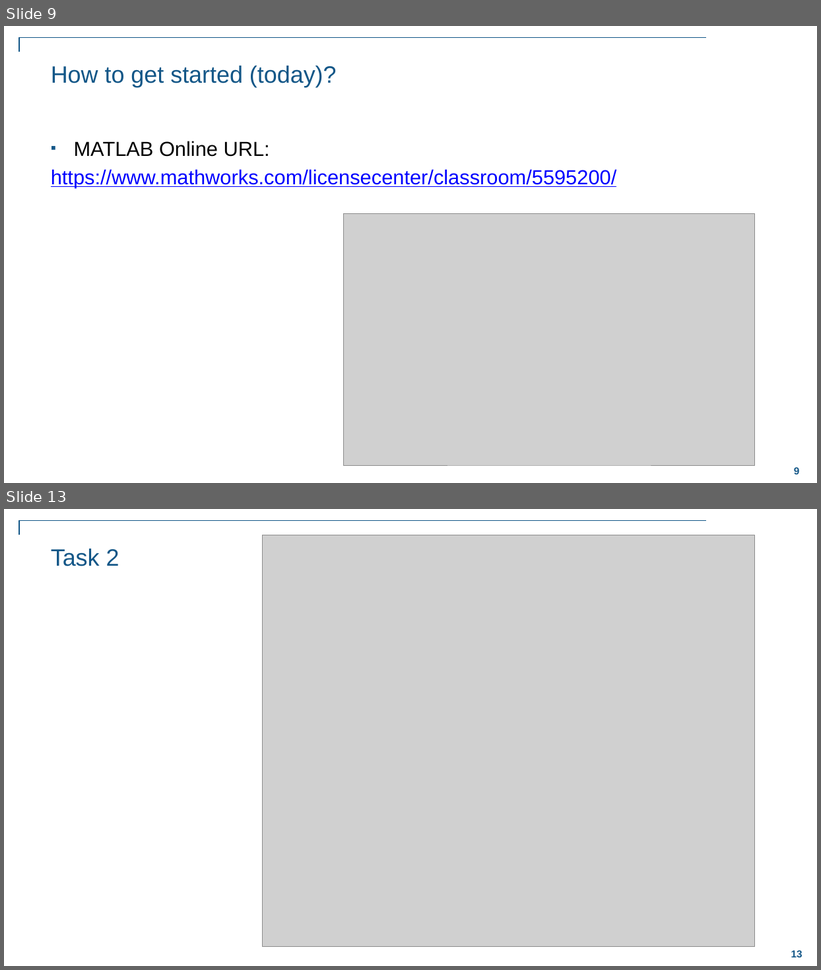
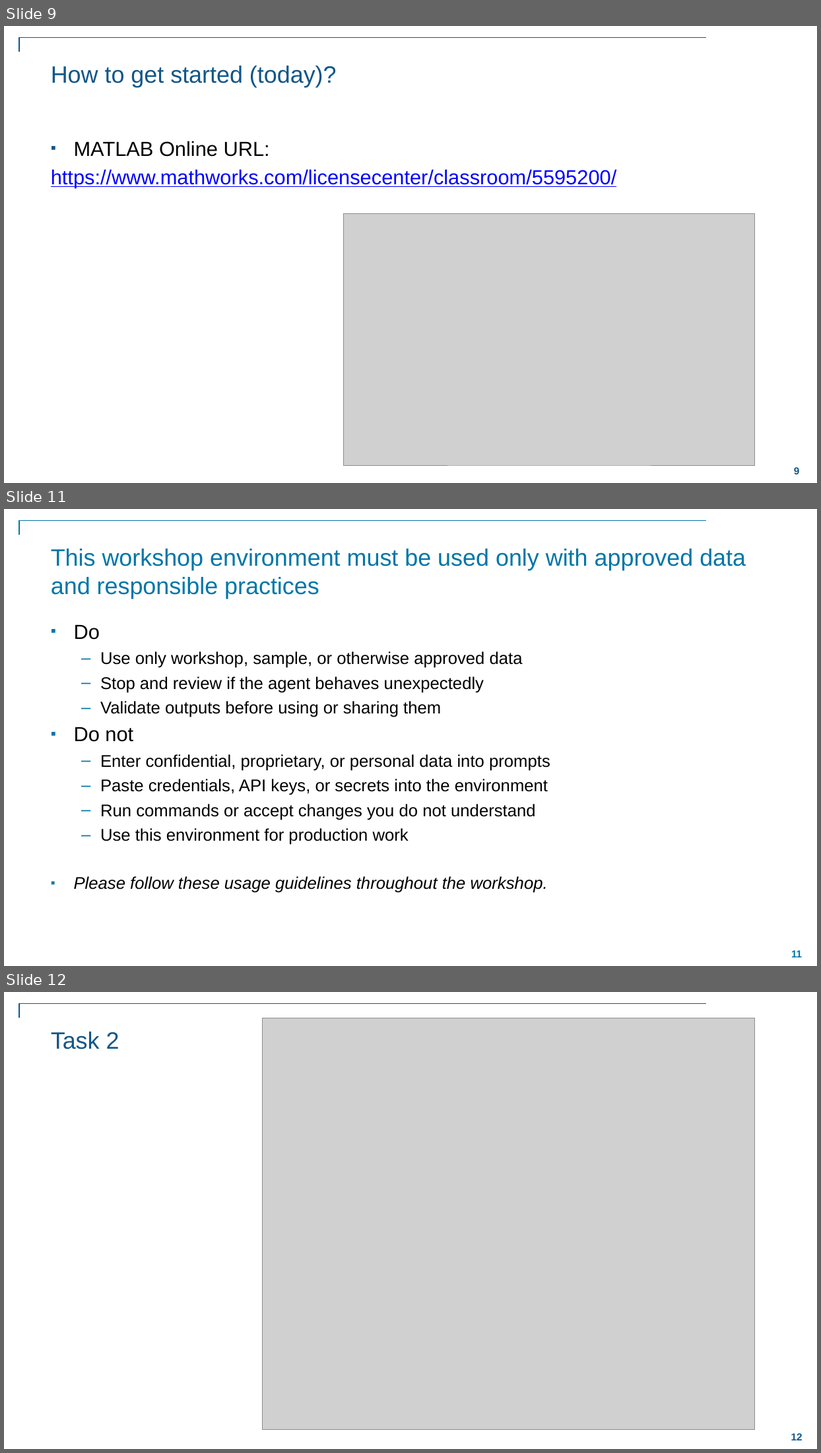
Before and after one commit to eoldewage/transform-your-workflows-with-agents, a slide deck: Transform Your Workflow with Agents in MATLAB.pptx. Shown one above the other, each under a label of ours: slides 9 and 13 before the commit, slides 9, 11 and 12 after it; the slides between them are not shown. The pictures are 821x970 and 821x1453 pixels, drawn with LibreOffice and Linux fonts; fonts in the diff are those of the drawing; grey boxes stand for pictures; background and template pictures are left out. Boxes give left, top, right and bottom in pixels: in the first picture for what was removed or moved away, otherwise in the second. Text is boxed around its words. In the diff, an @@ line names an element or a change of style, - is before the commit and + after.

```diff
--- a/Transform Your Workflow with Agents in MATLAB.pptx
+++ b/Transform Your Workflow with Agents in MATLAB.pptx
@@ slide 11 added at (4, 509, 817, 966), background #FFFFFF; not listed: 1 template element that a slide beside it also shows @@
@@ elbow line added from (706, 521) to (19, 535), #0076A8 1 pt @@
@@ title added at (51, 549, 746, 599), 28 pt, text #0076A8 @@
+This workshop environment must be used only with approved data and responsible practices
@@ text added at (74, 625, 550, 893), 20 pt, text #000000 @@
+▪ Do
+  – Use only workshop, sample, or otherwise approved data
+  – Stop and review if the agent behaves unexpectedly
+  – Validate outputs before using or sharing them
+▪ Do not
+  – Enter confidential, proprietary, or personal data into prompts
+  – Paste credentials, API keys, or secrets into the environment
+  – Run commands or accept changes you do not understand
+  – Use this environment for production work
+▪ Please follow these usage guidelines throughout the workshop.
@@ what was slide 13 is now slide 12 @@
@@ page number at (791, 1434, 803, 1441): text changed @@
-13
+12
```
Also in this commit, not shown: 7 slides changed, 2 other slides added.
